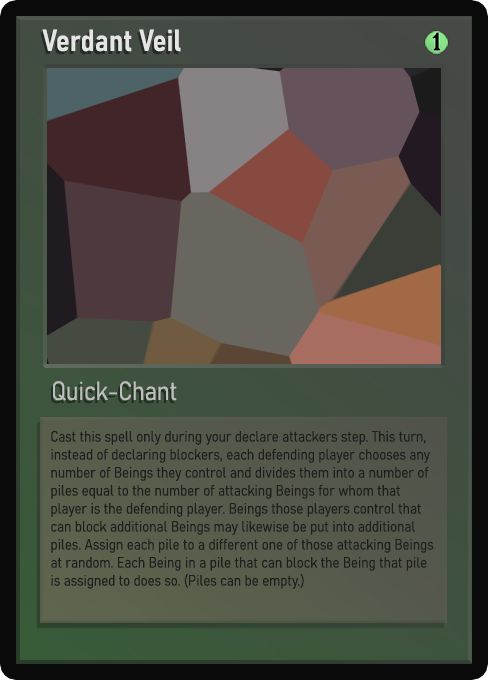
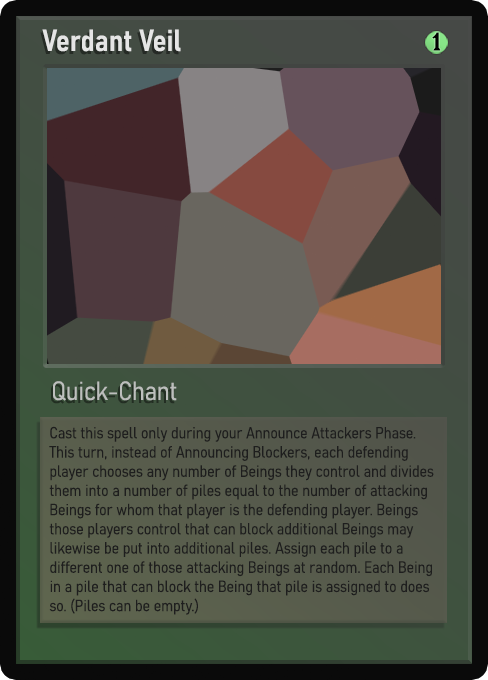
Revision of a layered 488 × 680 image; what changed, layer by layer:
renamed "Desc_smaller" to "Desc_small", hid it, moved it above "Desc_smaller", painted on it over 49, 426, 434, 614
renamed "Desc_small" to "Desc_smaller", showed it, painted on it over 49, 426, 434, 615
